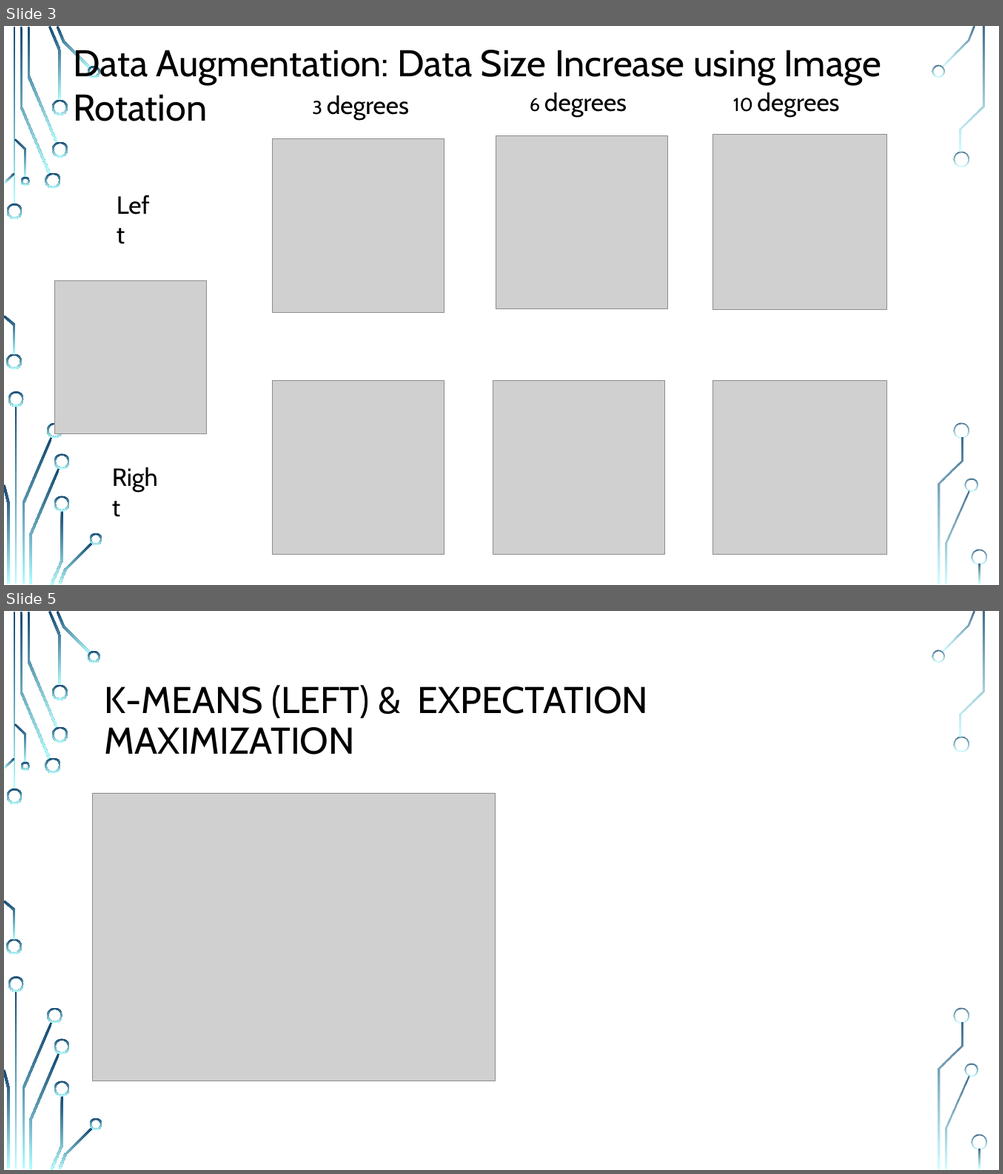
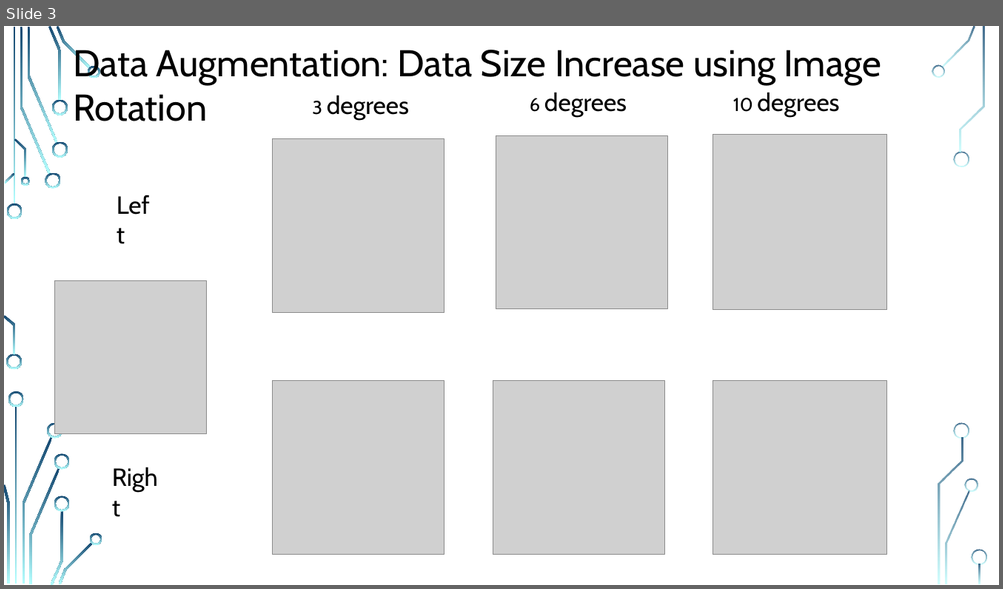
Before and after one commit to MR-KHILADI/Facial-Expression-Recognition, a slide deck: Final Project Draft.pptx. Shown one above the other, each under a label of ours: slides 3 and 5 before the commit, slide 3 after it; the slides between them are not shown. The pictures are 1003x1174 and 1003x589 pixels, drawn with LibreOffice and Linux fonts; fonts in the diff are those of the drawing; grey boxes stand for pictures; background and template pictures are left out. Boxes give left, top, right and bottom in pixels: in the first picture for what was removed or moved away, otherwise in the second. Text is boxed around its words. In the diff, an @@ line names an element or a change of style, - is before the commit and + after.

```diff
--- a/Final Project Draft.pptx
+++ b/Final Project Draft.pptx
@@ slide 5 removed at <box>4,611,999,1170</box>, background picture (left out); not listed: 36 template elements that a slide beside it also shows @@
@@ title removed at <box>105,685,649,755</box> @@
-K-MEANS (LEFT) & EXPECTATION MAXIMIZATION
@@ picture removed at <box>93,794,495,1081</box> @@
```
Also in this commit, not shown: 10 slides changed, 3 slides added.
